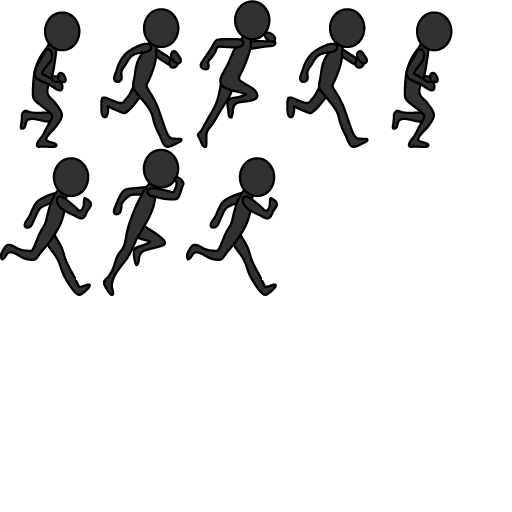
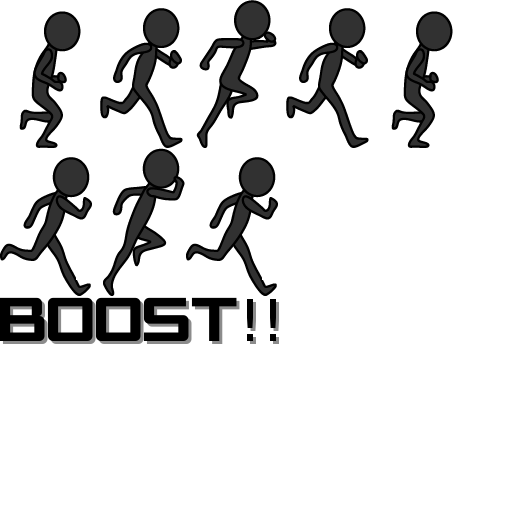
Two versions of the same layered image (512×512). Layer-by-layer changes:
added layer "貼り付けられたレイヤー#7" above "貼り付けられたレイヤー#6" over bbox(0, 297, 279, 344)
